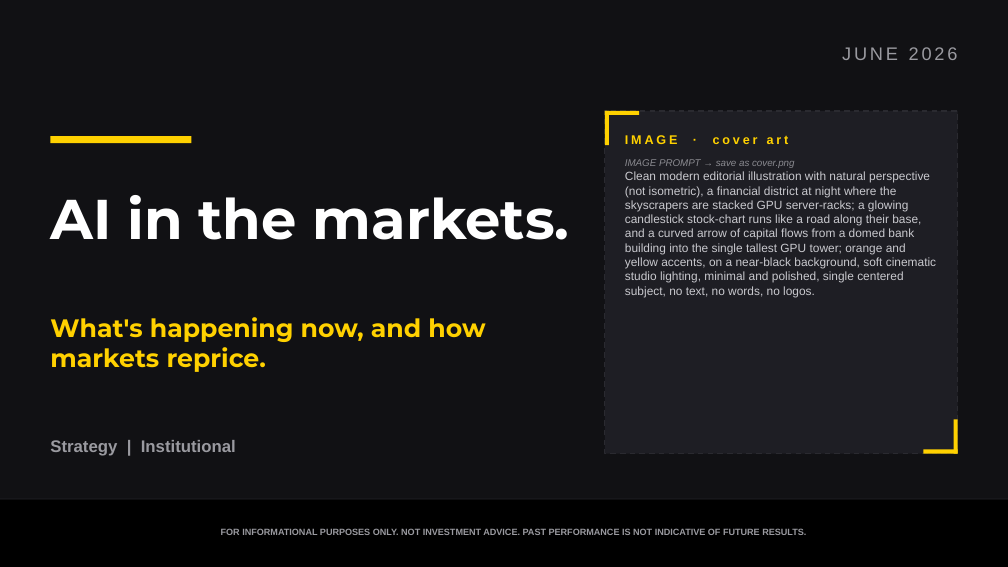
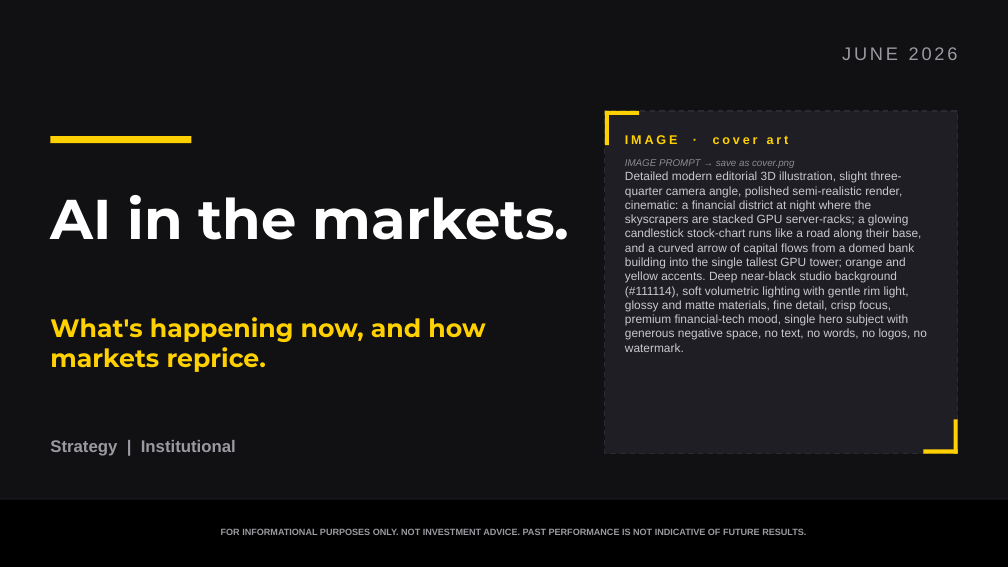
Before and after one commit to samuelcmcclellan-cell/ai-markets-deck, a slide deck: slide 1 of ai-markets-deck.pptx. Drawn at 1008x567 pixels with LibreOffice and Linux fonts; fonts in the diff are those of the drawing. Boxes give left, top, right and bottom in pixels: in the first picture for what was removed or moved away, otherwise in the second. Text is boxed around its words. In the diff, an @@ line names an element or a change of style, - is before the commit and + after.

```diff
--- a/ai-markets-deck.pptx
+++ b/ai-markets-deck.pptx
@@ text at (625,171,927,352): text changed @@
-Clean modern editorial illustration with natural perspective (not isometric), a financial district at night where the skyscrapers are stacked GPU server-racks; a glowing candlestick stock-chart runs like a road along their base, and a curved arrow of capital flows from a domed bank building into the single tallest GPU tower; orange and yellow accents, on a near-black background, soft cinematic studio lighting, minimal and polished, single centered subject, no text, no words, no logos.
+Detailed modern editorial 3D illustration, slight three-quarter camera angle, polished semi-realistic render, cinematic: a financial district at night where the skyscrapers are stacked GPU server-racks; a glowing candlestick stock-chart runs like a road along their base, and a curved arrow of capital flows from a domed bank building into the single tallest GPU tower; orange and yellow accents. Deep near-black studio background (#111114), soft volumetric lighting with gentle rim light, glossy and matte materials, fine detail, crisp focus, premium financial-tech mood, single hero subject with generous negative space, no text, no words, no logos, no watermark.
```
Also in this commit, not shown: 3 other slides changed, 3 other files.
